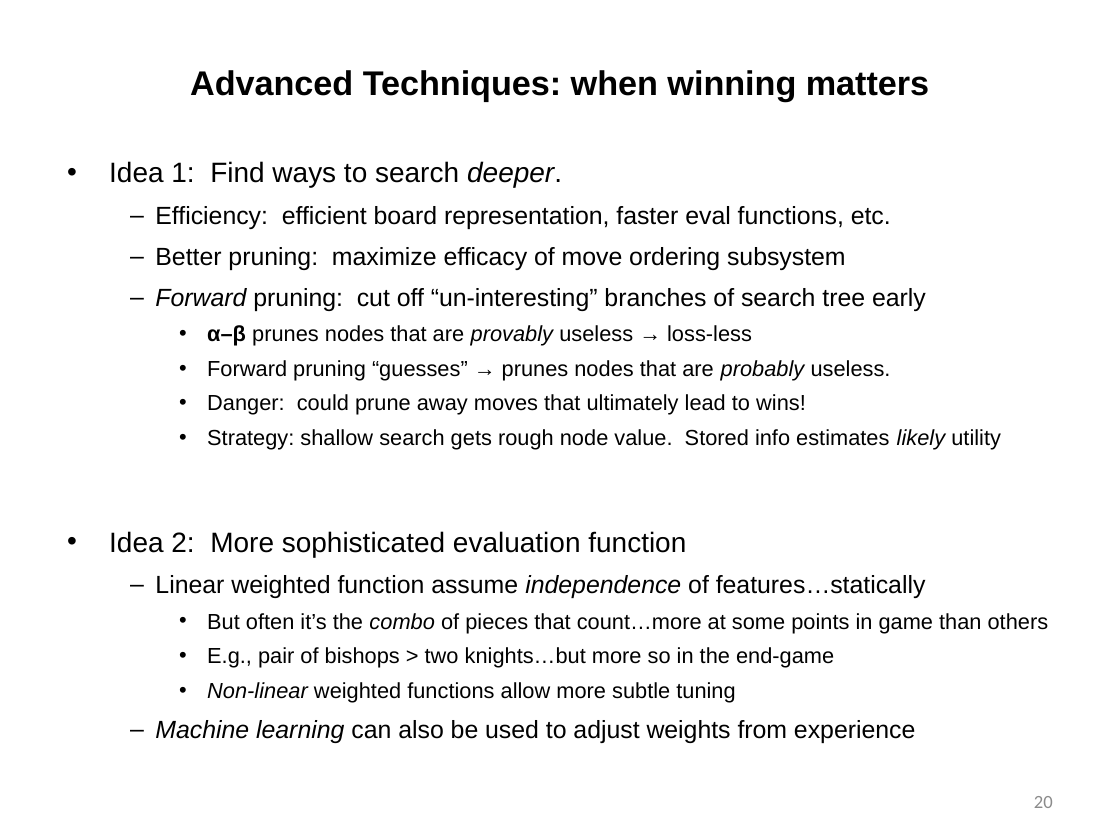
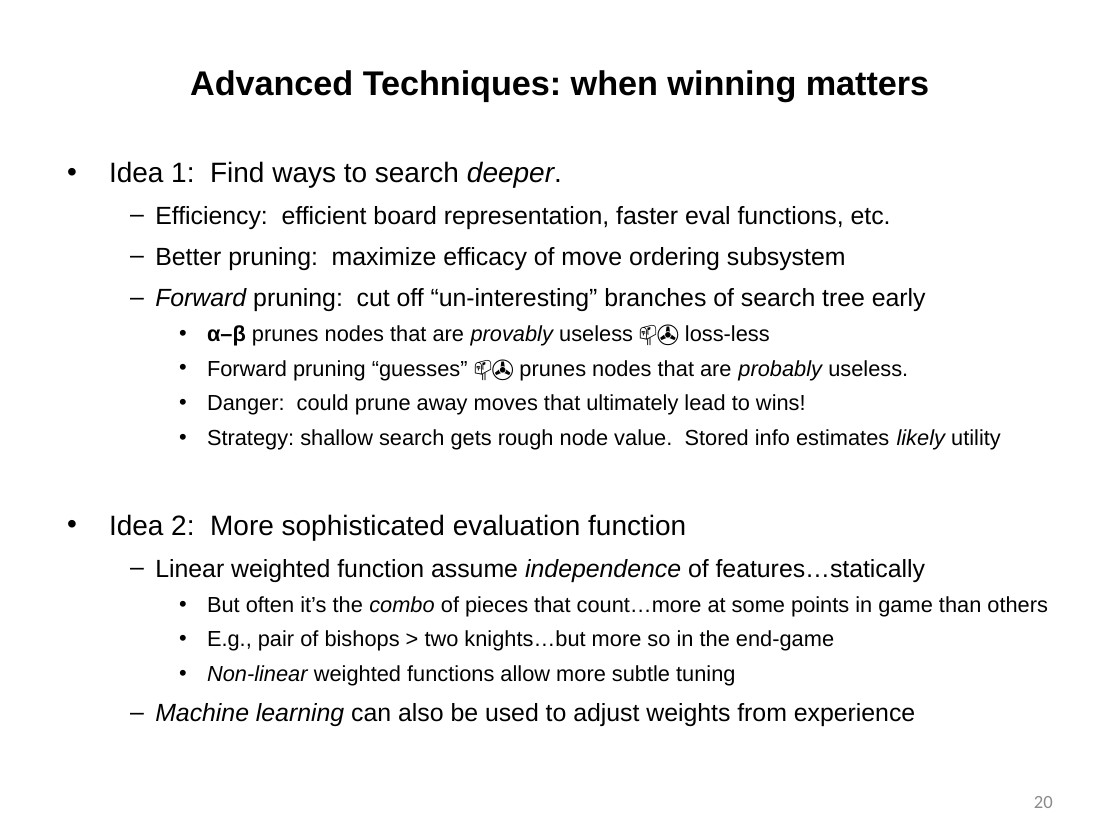
Before and after one commit to tdhock/cs470-570-spring-2023, a slide deck: slide 20 of slides/chapter5.pptx. Drawn at 1120x840 pixels with LibreOffice and Linux fonts; fonts in the diff are those of the drawing. Boxes give left, top, right and bottom in pixels: in the first picture for what was removed or moved away, otherwise in the second. Text is boxed around its words. In the diff, an @@ line names an element or a change of style, - is before the commit and + after.

```diff
--- a/slides/chapter5.pptx
+++ b/slides/chapter5.pptx
@@ text at (207,325,908,380): text changed @@
-    • α–β prunes nodes that are provably useless → loss-less
-    • Forward pruning “guesses” → prunes nodes that are probably useless.
+    • α–β prunes nodes that are provably useless 📫✇ loss-less
+    • Forward pruning “guesses” 📫✇ prunes nodes that are probably useless.
```
Also in this commit, not shown: 27 other slides changed, 1 other file.
